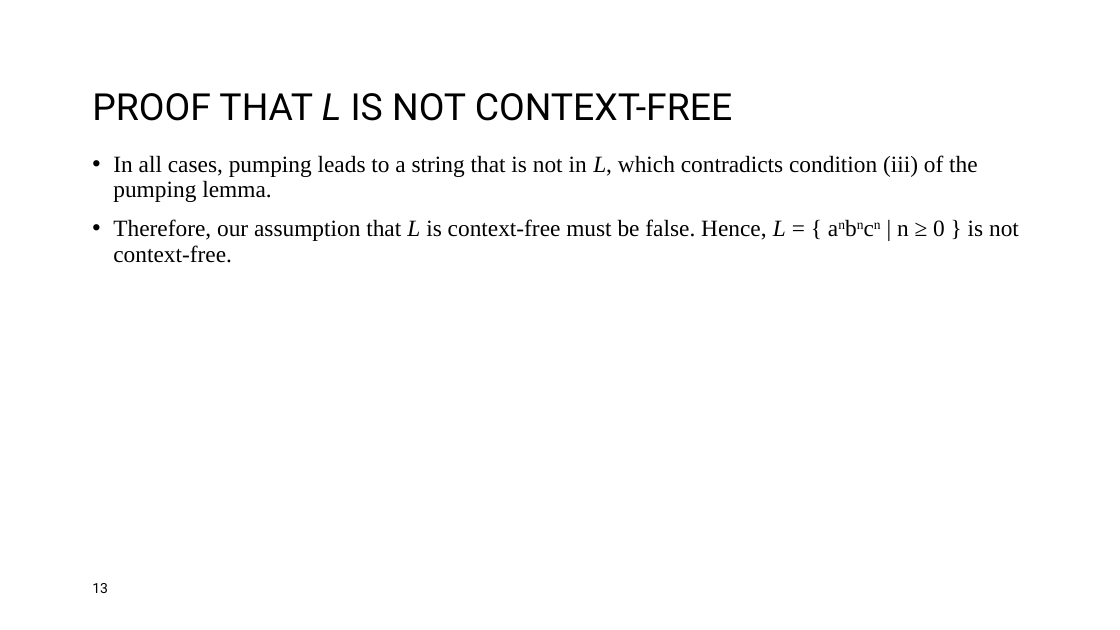
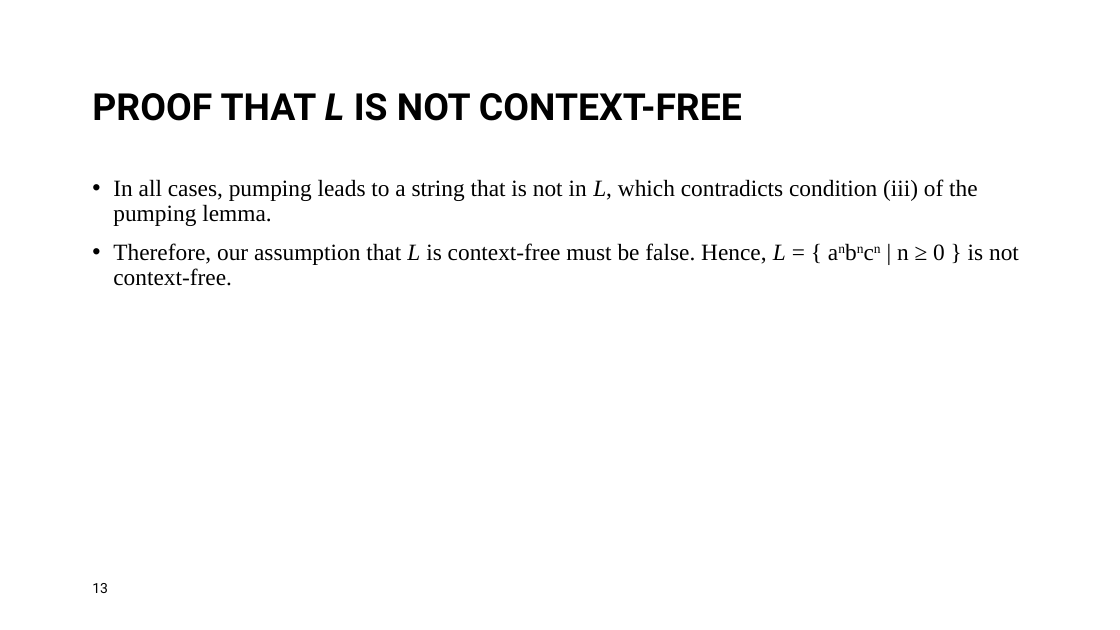
Before and after one commit to TANISHAAHUJA/comp-382assignment2, a slide deck: slide 13 of Comp382_ON1_A2_T1.pptx. Drawn at 1120x630 pixels with LibreOffice and Linux fonts; fonts in the diff are those of the drawing; background and template pictures are left out. Boxes give left, top, right and bottom in pixels: in the first picture for what was removed or moved away, otherwise in the second. Text is boxed around its words. In the diff, an @@ line names an element or a change of style, - is before the commit and + after.

```diff
--- a/Comp382_ON1_A2_T1.pptx
+++ b/Comp382_ON1_A2_T1.pptx
@@ title "PROOF THAT L IS NOT ..." at bbox=[92, 93, 742, 121]: bold on @@
@@ text "In all cases, pumping leads ...": place and size @@
-text "In all cases, pumping leads ..." at bbox=[113, 155, 1019, 263]
+text "In all cases, pumping leads ..." at bbox=[113, 179, 1019, 286]
```
Also in this commit, not shown: 9 other slides changed, 1 slide added, 2 slides removed.
